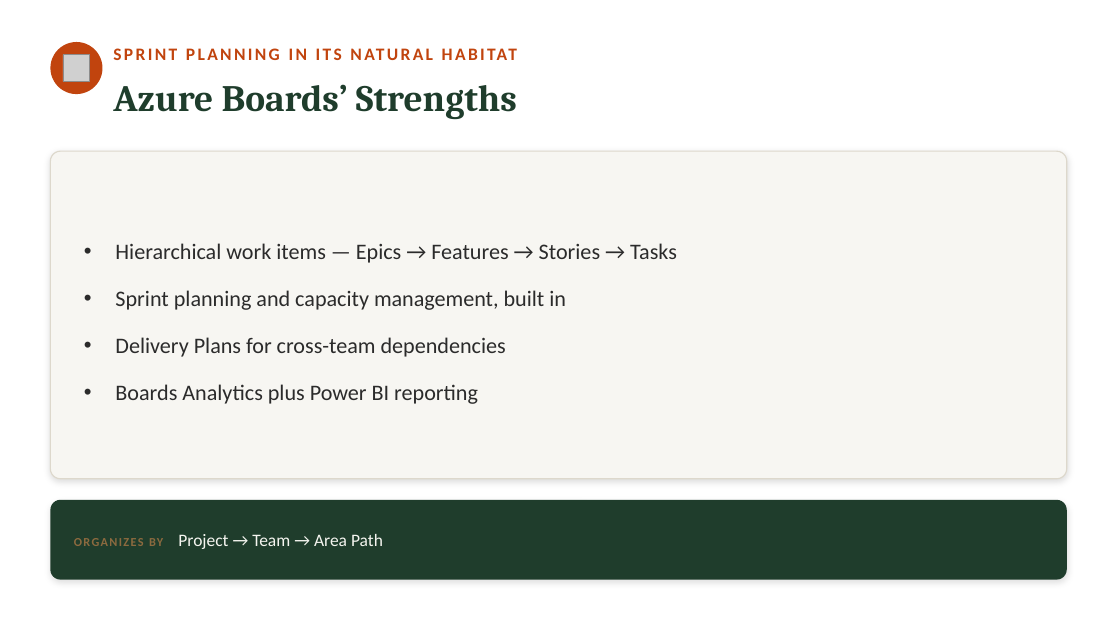
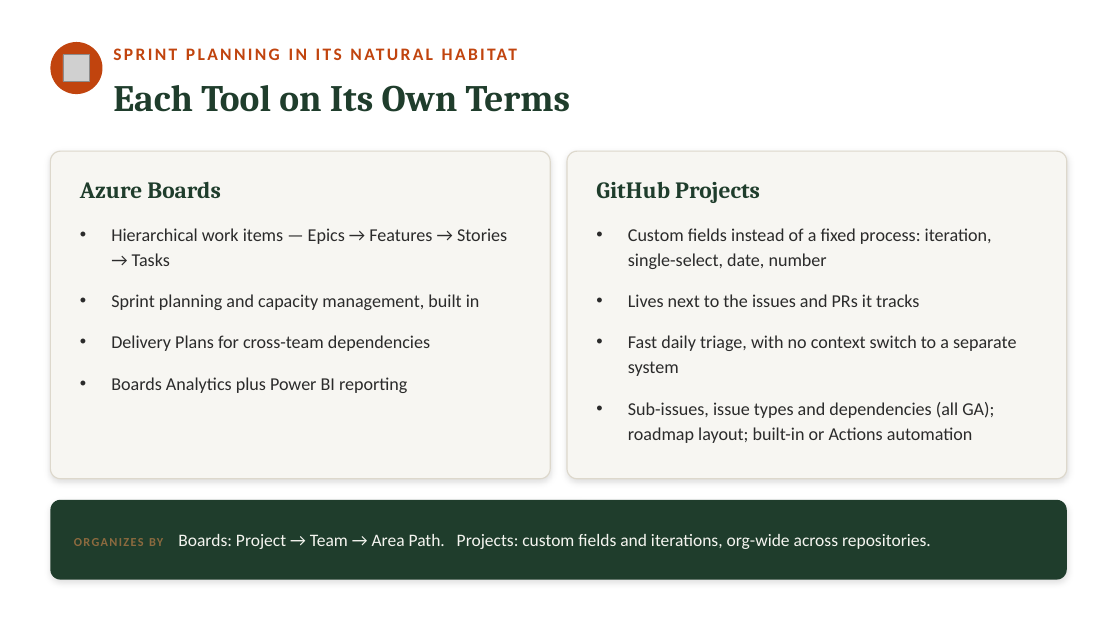
Before and after one commit to neumann1990/Azure_DevOps_To_GitHub, a slide deck: slide 31 of presentation/azure-devops-to-github-the-great-migration-FULL-DECK.pptx (slide 33 before the commit). Drawn at 1120x630 pixels with LibreOffice and Linux fonts; fonts in the diff are those of the drawing; grey boxes stand for pictures. Boxes give left, top, right and bottom in pixels: in the first picture for what was removed or moved away, otherwise in the second. Text is boxed around its words. In the diff, an @@ line names an element or a change of style, - is before the commit and + after.

```diff
--- a/presentation/azure-devops-to-github-the-great-migration-FULL-DECK.pptx
+++ b/presentation/azure-devops-to-github-the-great-migration-FULL-DECK.pptx
@@ text at <box>113,85,571,112</box>: text changed @@
-Azure Boards’ Strengths
+Each Tool on Its Own Terms
@@ rounded rectangle: place and size @@
-rounded rectangle at <box>50,151,1067,479</box>
+rounded rectangle at <box>50,151,550,479</box>
@@ rounded rectangle added at <box>567,151,1067,479</box>, fill #F7F6F2, outline #DDD8CC 1 pt @@
@@ text added at <box>80,182,220,198</box>, 20 pt, text #1F3D2C, bold @@
+Azure Boards
@@ text added at <box>596,182,760,203</box>, 20 pt, text #1F3D2C, bold @@
+GitHub Projects
@@ text "Hierarchical work items — Epics ...": place and size @@
-text "Hierarchical work items — Epics ..." at <box>115,243,677,404</box>
+text "Hierarchical work items — Epics ..." at <box>111,228,507,393</box>
@@ text "Hierarchical work items — Epics ..." at <box>111,228,507,393</box>: size 19 to 15.5 pt; vertical alignment middle to top @@
@@ text added at <box>628,228,1016,443</box>, 15.5 pt, text #2B2B2B @@
+• Custom fields instead of a fixed process: iteration, single-select, date, number
+• Lives next to the issues and PRs it tracks
+• Fast daily triage, with no context switch to a separate system
+• Sub-issues, issue types and dependencies (all GA); roadmap layout; built-in or Actions automation
@@ text at <box>149,534,931,549</box>: text changed @@
-ORGANIZES BY Project → Team → Area Path
+ORGANIZES BY Boards: Project → Team → Area Path. Projects: custom fields and iterations, org-wide across repositories.
```
Also in this commit, not shown: 19 other slides changed, 5 slides removed.
